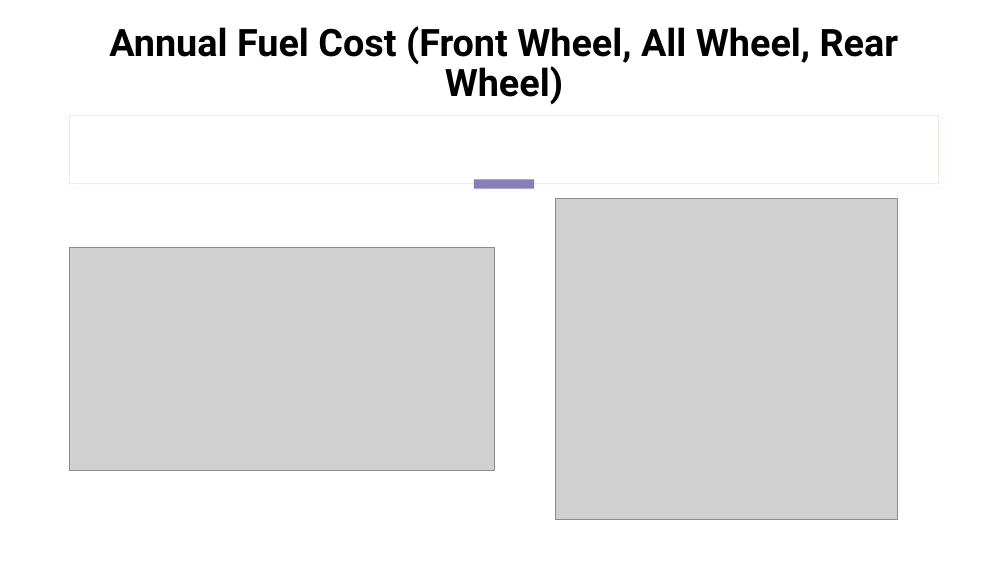
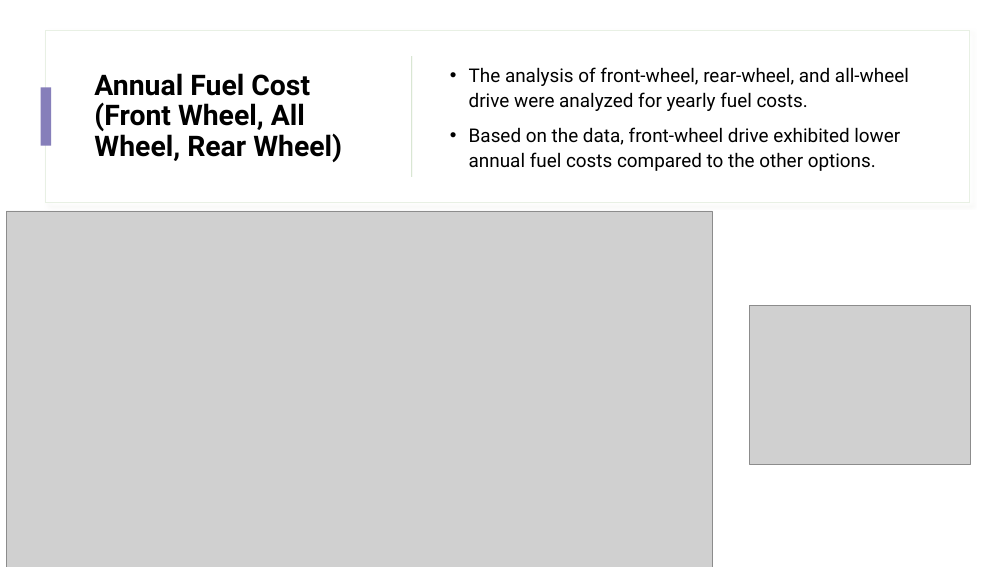
Before and after one commit to geraldwattsthethird/Fuel-Cost-Analysis, a slide deck: slide 11 of presentation.pptx (slide 10 before the commit). Drawn at 1008x567 pixels with LibreOffice and Linux fonts; fonts in the diff are those of the drawing; grey boxes stand for pictures. Boxes give left, top, right and bottom in pixels: in the first picture for what was removed or moved away, otherwise in the second. Text is boxed around its words. In the diff, an @@ line names an element or a change of style, - is before the commit and + after.

```diff
--- a/presentation.pptx
+++ b/presentation.pptx
@@ rectangle: place and size @@
-rectangle at (70, 116, 939, 184)
+rectangle at (46, 30, 969, 203)
@@ rectangle at (46, 30, 969, 203): shadow changed @@
@@ title "Annual Fuel Cost (Front Wheel, ...": place and size @@
-title "Annual Fuel Cost (Front Wheel, ..." at (109, 26, 899, 104)
+title "Annual Fuel Cost (Front Wheel, ..." at (94, 73, 342, 162)
@@ title "Annual Fuel Cost (Front Wheel, ..." at (94, 73, 342, 162): size 36 to 27 pt; alignment centre to left; vertical alignment bottom to middle @@
@@ rectangle added at (412, 56, 413, 177), fill #C5DABC @@
@@ rectangle added at (41, 88, 51, 146), fill #867FBA @@
@@ text added at (469, 67, 909, 171), 18 pt, text #000000 @@
+• The analysis of front-wheel, rear-wheel, and all-wheel drive were analyzed for yearly fuel costs.
+• Based on the data, front-wheel drive exhibited lower annual fuel costs compared to the other options.
@@ rectangle removed at (474, 179, 535, 188) @@
@@ picture added at (6, 211, 712, 567) @@
@@ picture removed at (70, 247, 495, 470) @@
@@ picture: place and size @@
-picture at (555, 198, 897, 519)
+picture at (750, 306, 971, 465)
```
Also in this commit, not shown: 9 other slides changed, 2 slides added, 3 slides removed, 3 other files.
